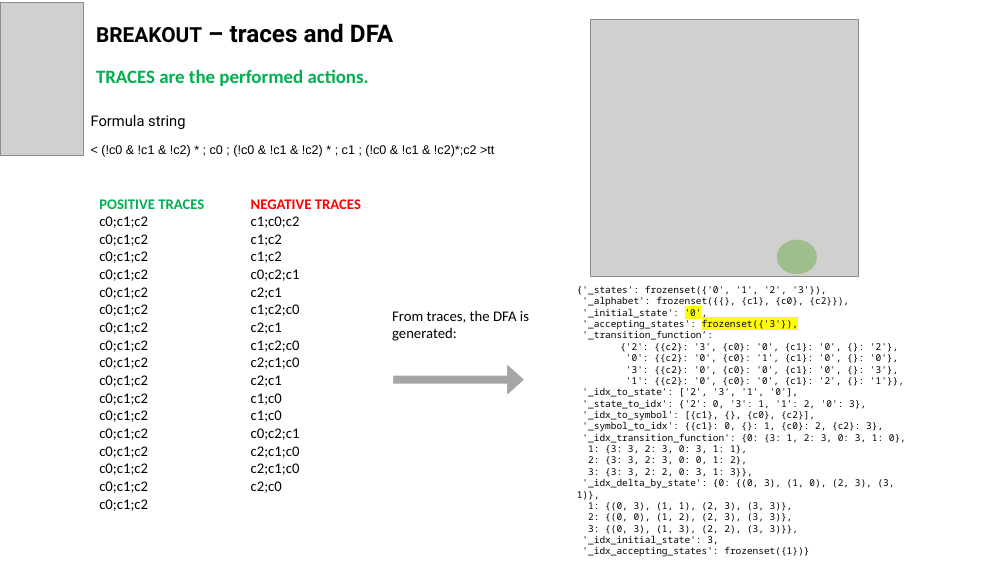
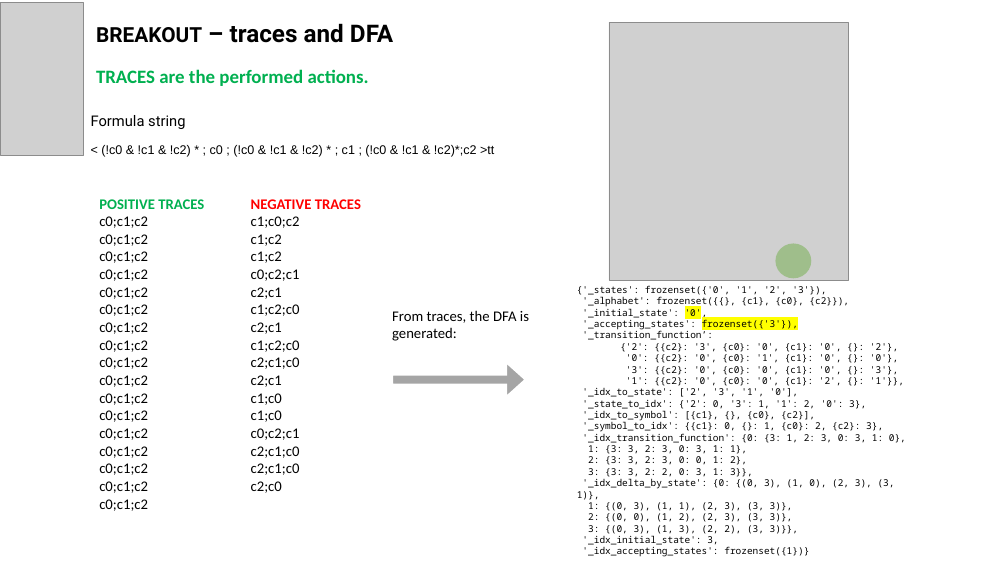
Before and after one commit to ArciAndres/ImitationLearningRestrainedBolts, a slide deck: slide 5 of ImitationLearningRB_Presentation.pptx. Drawn at 1008x567 pixels with LibreOffice and Linux fonts; fonts in the diff are those of the drawing; grey boxes stand for pictures. Boxes give left, top, right and bottom in pixels: in the first picture for what was removed or moved away, otherwise in the second. Text is boxed around its words. In the diff, an @@ line names an element or a change of style, - is before the commit and + after.

Commit message:
Add presentation

```diff
--- a/ImitationLearningRB_Presentation.pptx
+++ b/ImitationLearningRB_Presentation.pptx
@@ picture: place and size @@
-picture at bbox=[591, 20, 858, 276]
+picture at bbox=[609, 22, 848, 280]
@@ ellipse: place and size @@
-ellipse at bbox=[777, 240, 817, 274]
+ellipse at bbox=[776, 243, 811, 278]
```
Also in this commit, not shown: 2 other slides changed, 2 other files.
